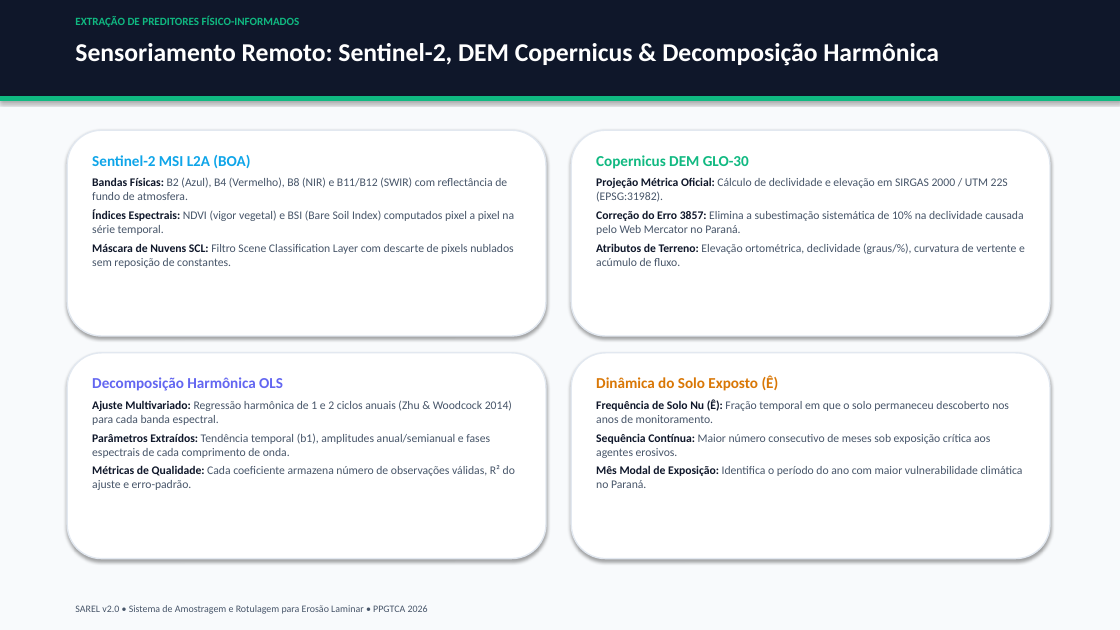
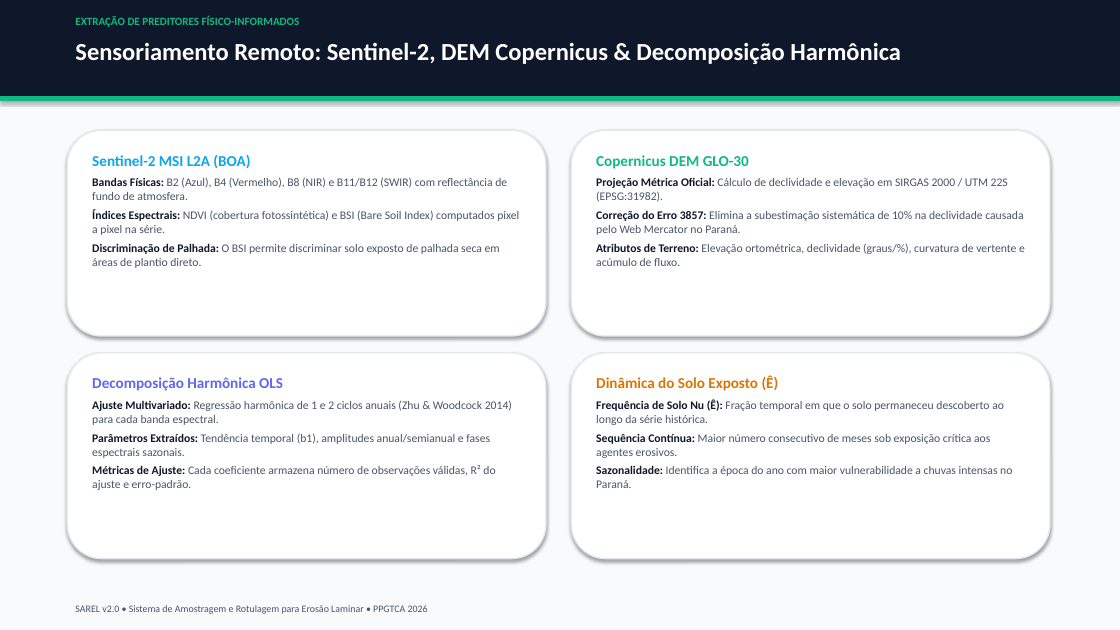
Before and after one commit to RedZardoz/localizador-erosao-v02, a slide deck: slide 7 of Apresentacao_SAREL_PPGTCA_2026.pptx. Drawn at 1120x630 pixels with LibreOffice and Linux fonts; fonts in the diff are those of the drawing. Boxes give left, top, right and bottom in pixels: in the first picture for what was removed or moved away, otherwise in the second. Text is boxed around its words. In the diff, an @@ line names an element or a change of style, - is before the commit and + after.

```diff
--- a/Apresentacao_SAREL_PPGTCA_2026.pptx
+++ b/Apresentacao_SAREL_PPGTCA_2026.pptx
@@ text "Sensoriamento Remoto: Sentinel-2, DEM Copernicus ..." at (75,42,901,64): size 22 to 21 pt @@
@@ text at (92,209,519,268): text changed @@
-Índices Espectrais: NDVI (vigor vegetal) e BSI (Bare Soil Index) computados pixel a pixel na série temporal.
-Máscara de Nuvens SCL: Filtro Scene Classification Layer com descarte de pixels nublados sem reposição de constantes.
+Índices Espectrais: NDVI (cobertura fotossintética) e BSI (Bare Soil Index) computados pixel a pixel na série.
+Discriminação de Palhada: O BSI permite discriminar solo exposto de palhada seca em áreas de plantio direto.
@@ text at (596,399,1004,425): text changed @@
-Frequência de Solo Nu (Ê): Fração temporal em que o solo permaneceu descoberto nos anos de monitoramento.
+Frequência de Solo Nu (Ê): Fração temporal em que o solo permaneceu descoberto ao longo da série histórica.
@@ text at (92,433,495,490): text changed @@
-Parâmetros Extraídos: Tendência temporal (b1), amplitudes anual/semianual e fases espectrais de cada comprimento de onda.
-Métricas de Qualidade: Cada coeficiente armazena número de observações válidas, R² do ajuste e erro-padrão.
+Parâmetros Extraídos: Tendência temporal (b1), amplitudes anual/semianual e fases espectrais sazonais.
+Métricas de Ajuste: Cada coeficiente armazena número de observações válidas, R² do ajuste e erro-padrão.
@@ text at (596,465,1012,488): text changed @@
-Mês Modal de Exposição: Identifica o período do ano com maior vulnerabilidade climática no Paraná.
+Sazonalidade: Identifica a época do ano com maior vulnerabilidade a chuvas intensas no Paraná.
```
Also in this commit, not shown: 11 other slides changed, 2 slides added, 1 slide removed, 3 other files.
